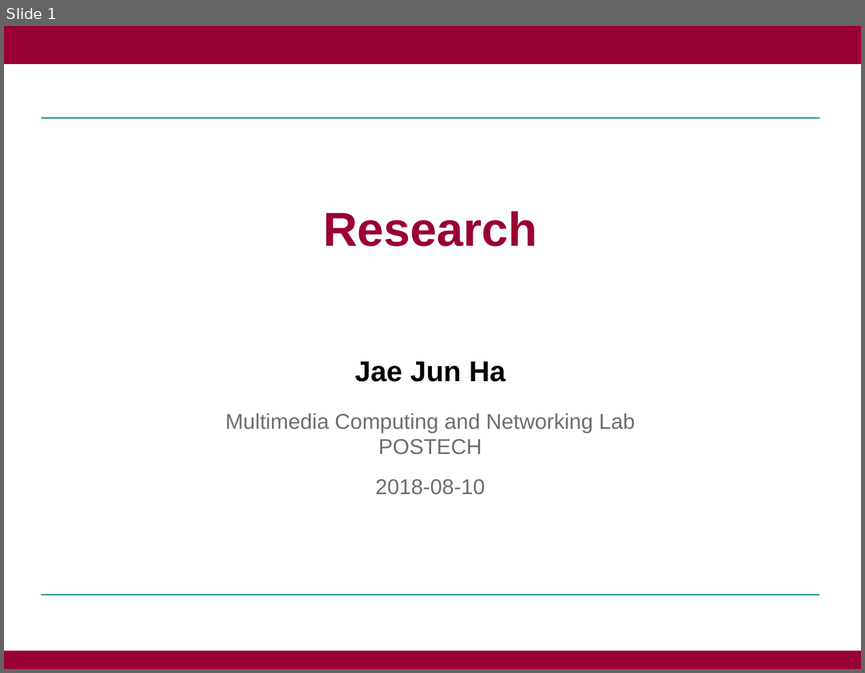
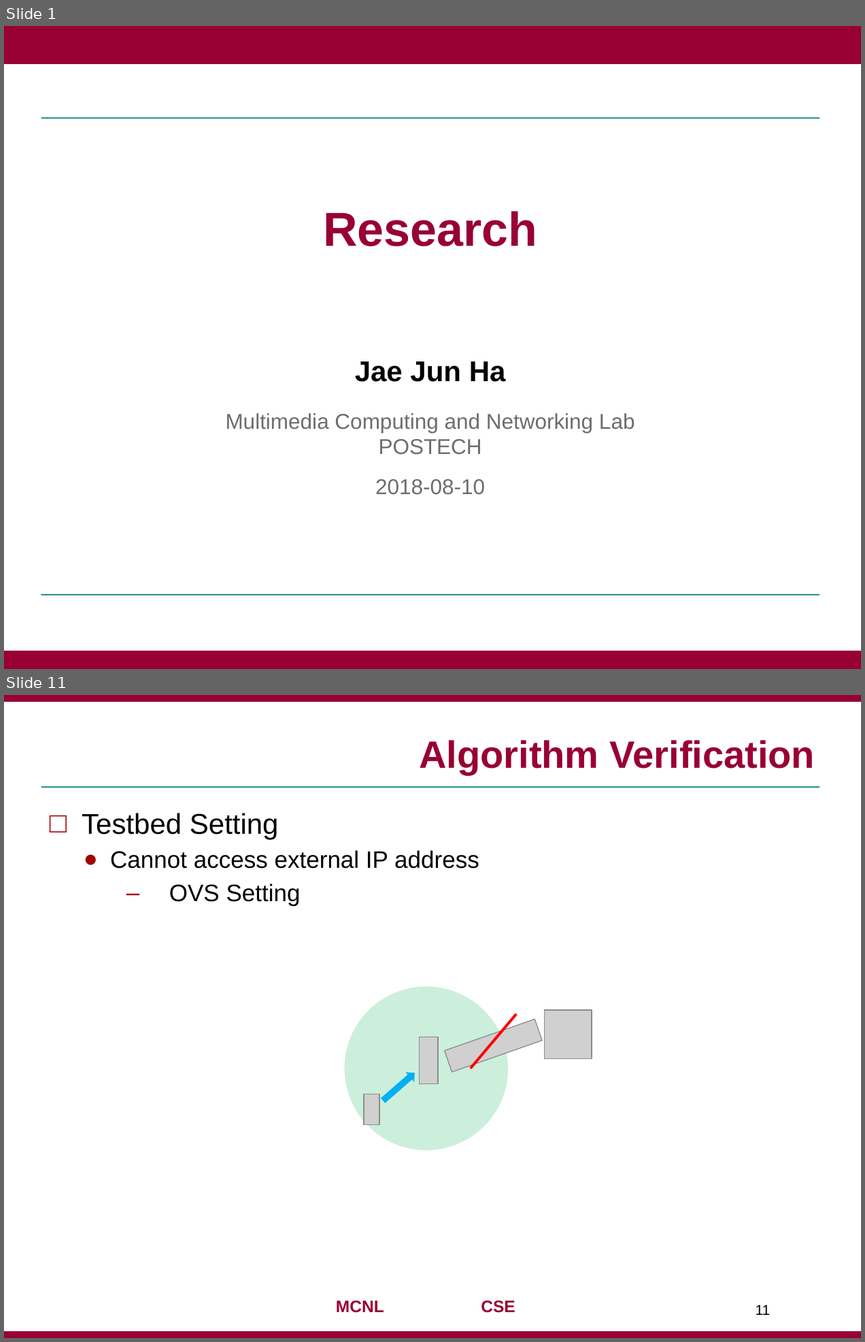
Before and after one commit to jaejunha/Paper, a slide deck: Daily(written_by_Korean)/180810.pptx. Shown one above the other, each under a label of ours: slide 1 before the commit, slides 1 and 11 after it; the slides between them are not shown. The pictures are 865x673 and 865x1342 pixels, drawn with LibreOffice and Linux fonts; fonts in the diff are those of the drawing; grey boxes stand for pictures; background and template pictures are left out. Boxes give left, top, right and bottom in pixels: in the first picture for what was removed or moved away, otherwise in the second. Text is boxed around its words. In the diff, an @@ line names an element or a change of style, - is before the commit and + after.

```diff
--- a/Daily(written_by_Korean)/180810.pptx
+++ b/Daily(written_by_Korean)/180810.pptx
@@ slide 11 added at (4,695,861,1338), background #FFFFFF; not listed: 3 template elements that a slide beside it also shows @@
@@ title added at (419,740,815,775), 32 pt, text #990033, bold @@
+Algorithm Verification
@@ text added at (82,813,479,906), 20 pt, text #000000 @@
+□ Testbed Setting
+  ● Cannot access external IP address
+    ‒ OVS Setting
@@ ellipse added at (344,986,508,1150), fill #00B050 at 20% opacity @@
@@ picture added at (444,1019,542,1072) @@
@@ line added from (516, 1014) to (470, 1068), #FF0000 2.25 pt @@
@@ picture added at (545,1009,592,1058) @@
@@ picture added at (419,1037,438,1084) @@
@@ right arrow added at (379,1068,419,1105), fill #00B0F0 @@
@@ picture added at (364,1093,379,1124) @@
@@ text added at (336,1300,515,1312), 14 pt, text #990033, bold @@
+MCNL CSE
@@ page number added at (755,1304,770,1314), 12 pt, text #000000 @@
+11
```
Also in this commit, not shown: 1 slide changed, 9 other slides added, 1 slide removed.
